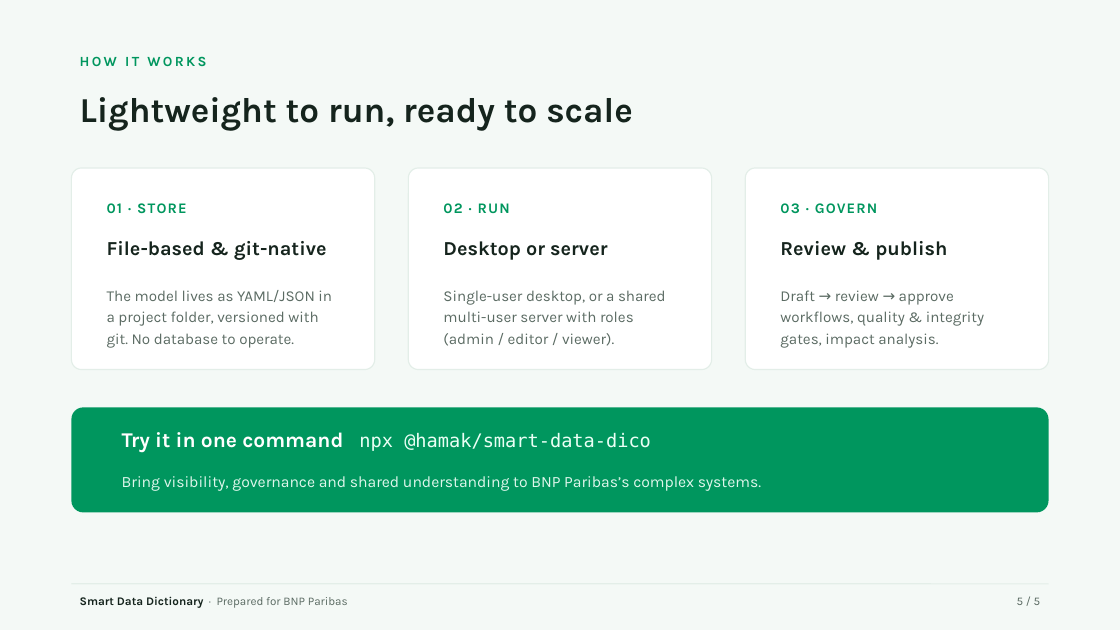
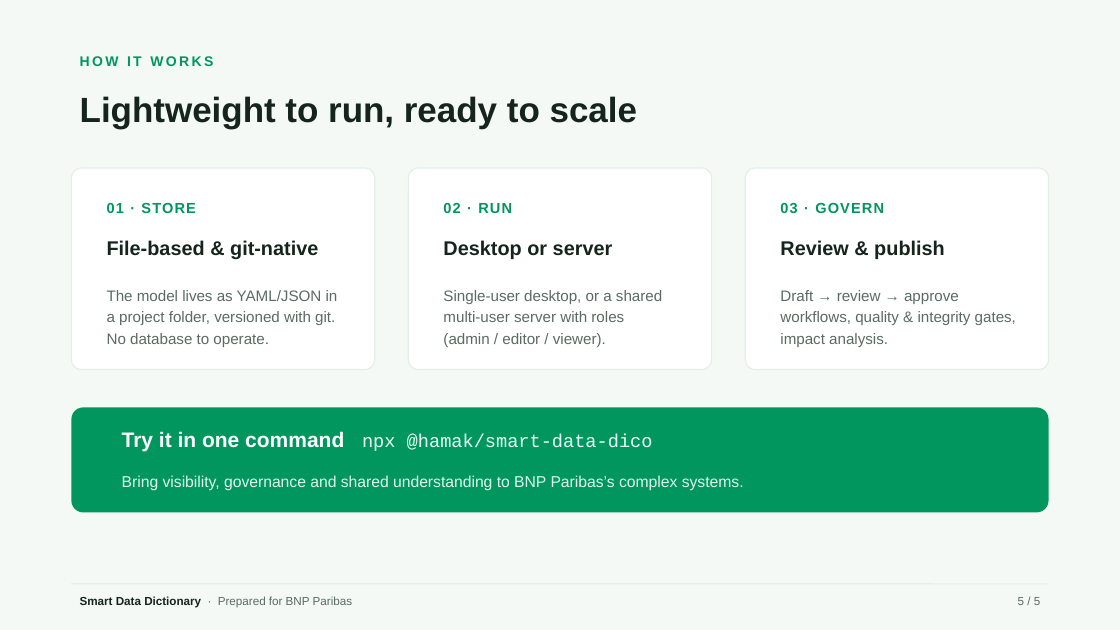
Before and after one commit to amah/smart-data-dico, a slide deck: slide 5 of docs/presentation/smart-data-dico-bnp.pptx. Drawn at 1120x630 pixels with LibreOffice and Linux fonts; fonts in the diff are those of the drawing. Boxes give left, top, right and bottom in pixels: in the first picture for what was removed or moved away, otherwise in the second. Text is boxed around its words. In the diff, an @@ line names an element or a change of style, - is before the commit and + after.

```diff
--- a/docs/presentation/smart-data-dico-bnp.pptx
+++ b/docs/presentation/smart-data-dico-bnp.pptx
@@ text "Try it in one command ..." at (122, 431, 653, 451): font Karla to Arial in "Try it in one command"; font DejaVu Sans Mono to Courier New in "npx @hamak/smart-data-dico" @@
@@ font Karla to Arial in 14 elements at (80, 56, 213, 66), (80, 96, 638, 129), (107, 203, 195, 213), (107, 240, 318, 259), (107, 290, 338, 347), (443, 203, 512, 213), (443, 240, 613, 259), (443, 290, 662, 347), (780, 203, 884, 213), (780, 240, 945, 259), (780, 290, 1016, 347), (122, 475, 744, 491), (80, 596, 352, 608), (1018, 597, 1040, 605) @@
```
Also in this commit, not shown: 4 other slides changed, 1 other file.
